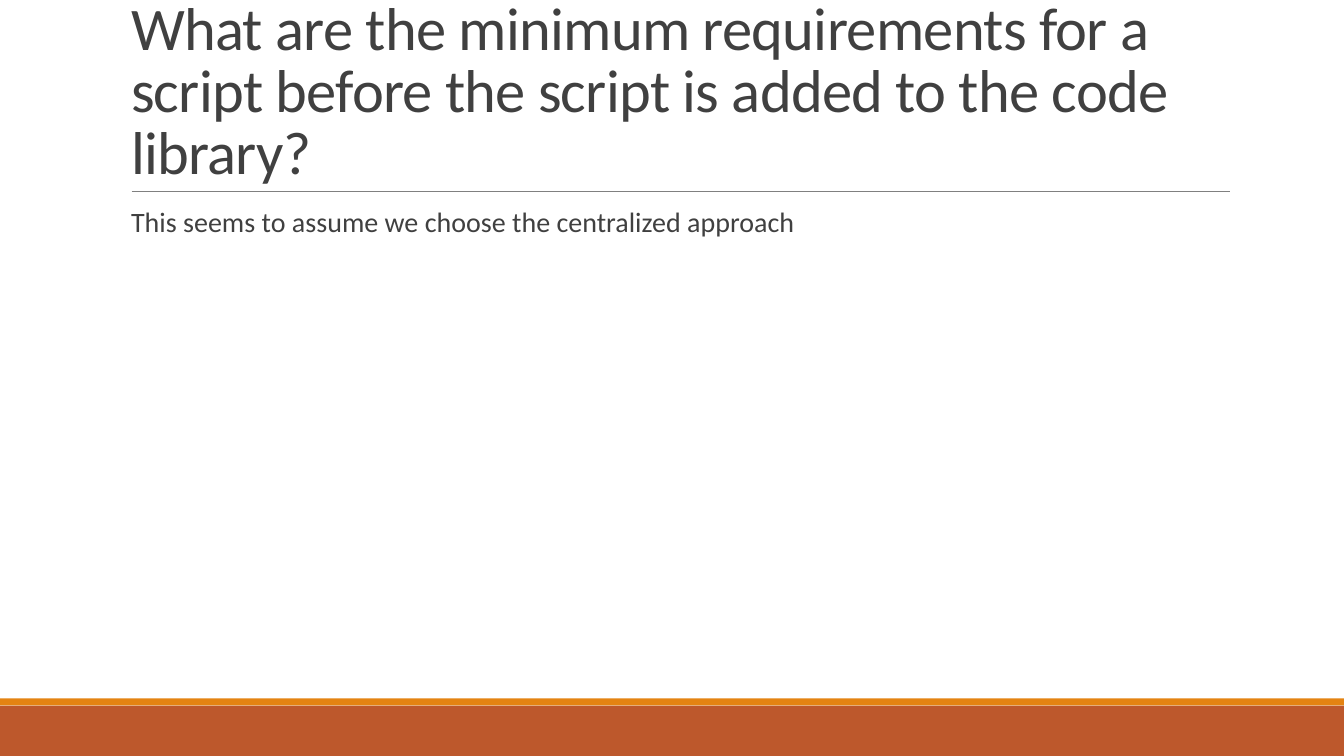
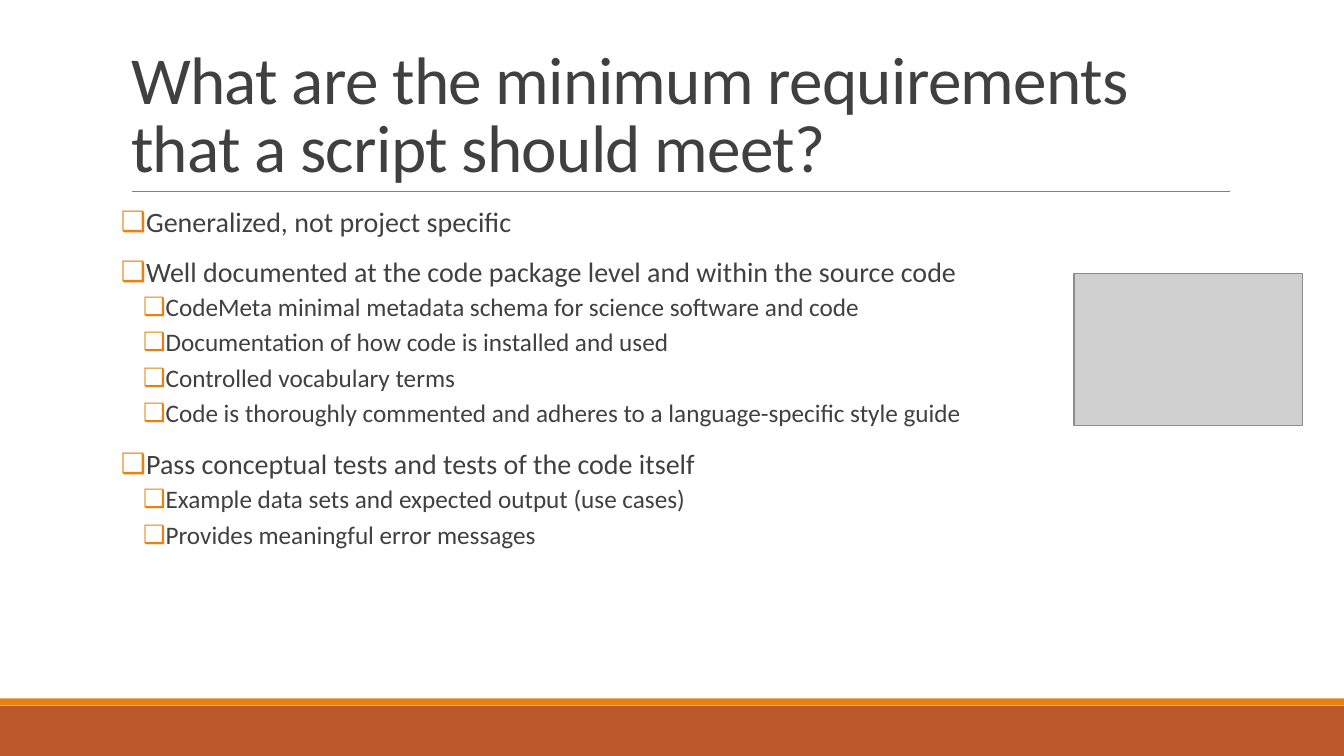
Before and after one commit to vanderbi/codeLibrary, a slide deck: slide 7 of Building an Information Management Code Library.pptx (slide 4 before the commit). Drawn at 1344x756 pixels with LibreOffice and Linux fonts; fonts in the diff are those of the drawing; grey boxes stand for pictures; background and template pictures are left out. Boxes give left, top, right and bottom in pixels: in the first picture for what was removed or moved away, otherwise in the second. Text is boxed around its words. In the diff, an @@ line names an element or a change of style, - is before the commit and + after.

```diff
--- a/Building an Information Management Code Library.pptx
+++ b/Building an Information Management Code Library.pptx
@@ title at (x1=131, y1=57, x2=1129, y2=183): text changed; size 43.2 to 48 pt @@
-What are the minimum requirements for a script before the script is added to the code library?
+What are the minimum requirements that a script should meet?
@@ text at (x1=146, y1=212, x2=961, y2=549): text changed; size 20 to 18 pt @@
-  This seems to assume we choose the centralized approach
+❑ Generalized, not project specific
+❑ Well documented at the code package level and within the source code
+  ❑ CodeMeta minimal metadata schema for science software and code
+  ❑ Documentation of how code is installed and used
+  ❑ Controlled vocabulary terms
+  ❑ Code is thoroughly commented and adheres to a language-specific style guide
+❑ Pass conceptual tests and tests of the code itself
+  ❑ Example data sets and expected output (use cases)
+  ❑ Provides meaningful error messages
@@ picture added at (x1=1074, y1=273, x2=1303, y2=425) @@
```
Also in this commit, not shown: 3 other slides changed, 4 slides added.
